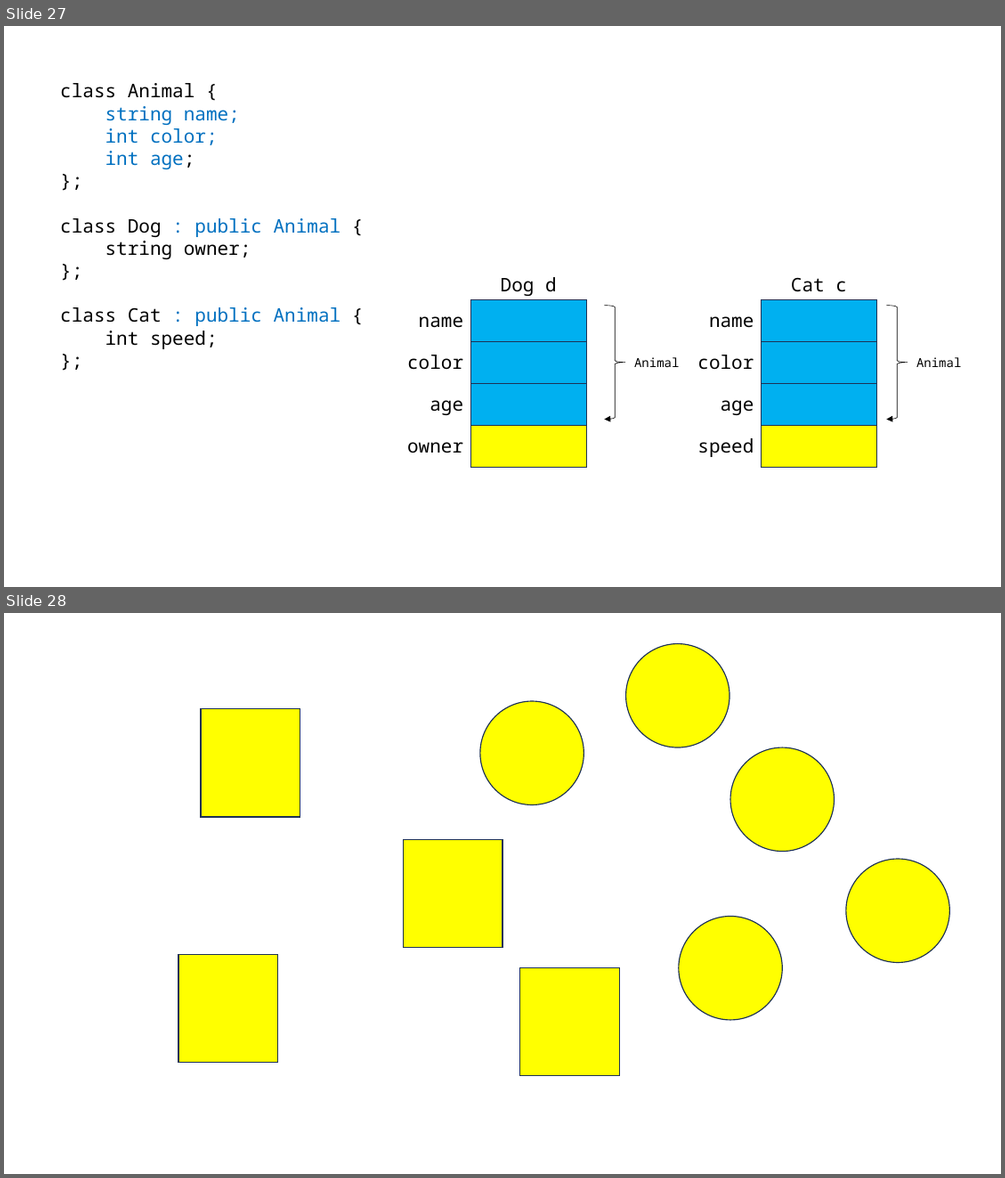
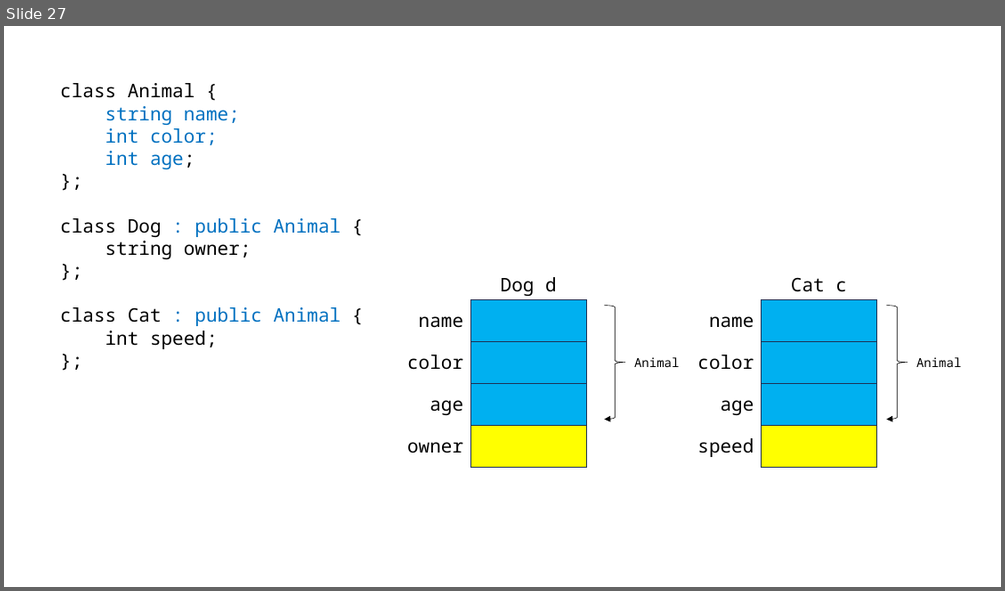
Before and after one commit to loopinf/cpp_230619, a slide deck: 230619.pptx. Shown one above the other, each under a label of ours: slides 27 and 28 before the commit, slide 27 after it. The pictures are 1005x1178 and 1005x591 pixels, drawn with LibreOffice and Linux fonts; fonts in the diff are those of the drawing. Boxes give left, top, right and bottom in pixels: in the first picture for what was removed or moved away, otherwise in the second. Text is boxed around its words. In the diff, an @@ line names an element or a change of style, - is before the commit and + after.

```diff
--- a/230619.pptx
+++ b/230619.pptx
@@ slide 28 removed at (4, 613, 1001, 1174), background #FFFFFF @@
@@ ellipse removed at (626, 643, 730, 747) @@
@@ rectangle removed at (201, 709, 300, 817) @@
@@ ellipse removed at (480, 701, 584, 805) @@
@@ ellipse removed at (731, 747, 834, 852) @@
@@ rectangle removed at (404, 840, 502, 948) @@
@@ ellipse removed at (846, 859, 950, 963) @@
@@ ellipse removed at (679, 916, 783, 1020) @@
@@ rectangle removed at (178, 954, 278, 1062) @@
@@ rectangle removed at (520, 968, 619, 1076) @@
```
Also in this commit, not shown: 8 slides added, 1 other file.
